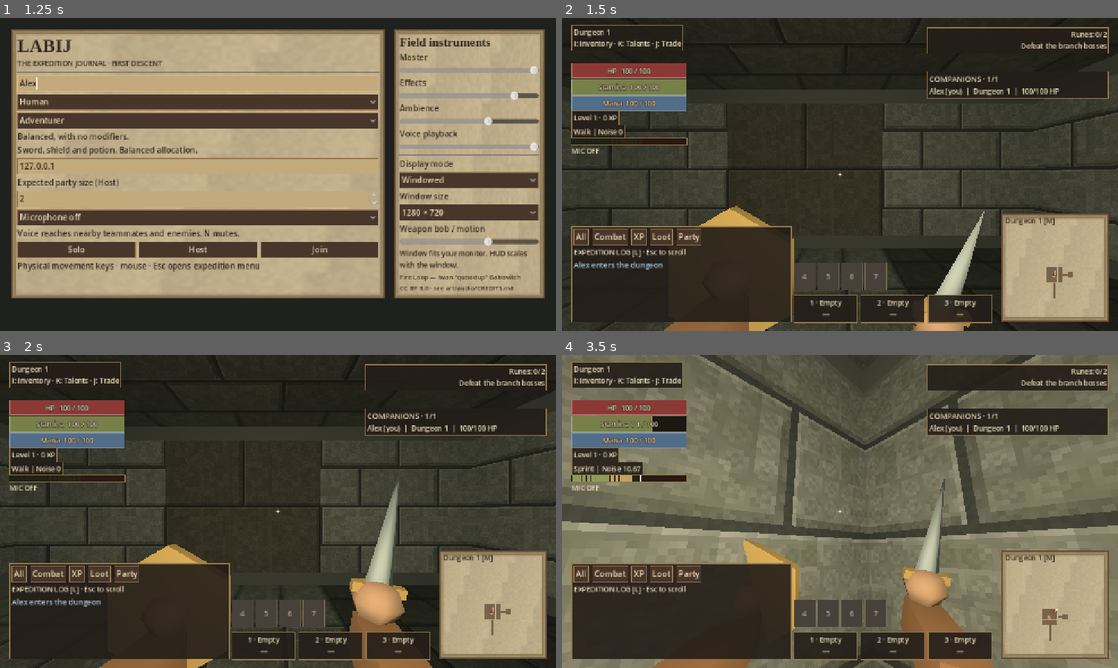
Above: before the commit, frames 1-4 (two rows, left to right).
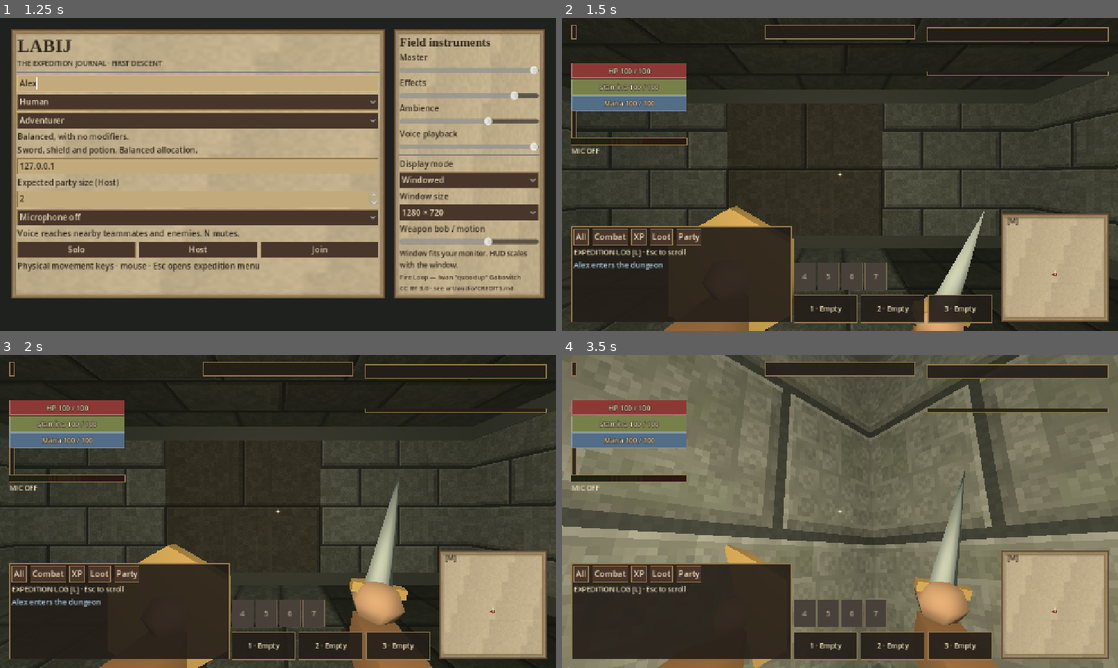
Above: after the commit, the same moments.

Repository: tdonnenfeld/LABIJ
Game: Godot game, scene res://game/main.tscn
Same seed, same stepped clock (60 frames per second), same inputs: the game is played once before the commit and once after it. Sound files missing from this copy of the repository are replaced by a short silence.
Inputs (mouse positions are in pixels of both pictures, inside the frame that each line leads up to):
- Up to frame 1 (1.25 s): click (200, 83) at 0.52 s; type "Alex" at 0.6 s
- Up to frame 2 (1.5 s): click "Solo" at 1.25 s
- Up to frame 3 (2 s): no input
- Up to frame 4 (3.5 s): click "Loot" at 2 s; tap Enter at 2.75 s; move the mouse to (867, 511) at 2.77 s; hold W from 2.78 s (still down); hold Shift from 2.78 s (still down); click (867, 511) at 2.92 s

Frame 1 is identical in both runs. In frame 2, 3.1% of the frame differs, in the area x 1-99%, y 2-96%; in frame 3, 3.1%; in frame 4, 23%, in the area x 0-100%, y 0-100%.
Error after the commit: Invalid access to property or key 'mist_floors' on a base object of type 'Node3D (world.gd)'. (res://game/main.gd:1027)

Commit message:
Identify gear through revision-checked item use in safe areas and blend floor fog events

Diff:
--- a/game/main.gd
+++ b/game/main.gd
@@ -1023,6 +1023,9 @@
 			atmosphere_floor = viewed_floor
 			dungeon_environment.fog_light_color = [Color("#252a25"), Color("#292625"), Color("#213a42"), Color("#393126"), Color("#282c3a"), Color("#422923"), Color("#393323")][viewed_floor]
 			dungeon_environment.fog_density = 0.045 if viewed_floor == 2 else 0.027
+		if dungeon_environment:
+			var density: float = (0.045 if viewed_floor == 2 else 0.027) + (0.035 if world.mist_floors.get(viewed_floor, false) else 0.0)
+			dungeon_environment.fog_density = lerpf(dungeon_environment.fog_density, density, minf(1.0, delta * 2.0))
 		environmental_audio.update_environment(world.floors[viewed_floor], local, delta)
 		var builder = world.floors[viewed_floor].visual_builder
 		if builder:
@@ -1266,6 +1269,10 @@
 			return
 		if index < 0 or index >= actor.inventory.items.size():
 			return
+		if actor.inventory.items[index].ends_with(":unknown"):
+			if world.safe(actor) and actor.inventory.identify_item(index):
+				world.journal.add("Loot", "%s identifies %s" % [actor.display_name, Catalog.get_item(actor.inventory.items[index]).title])
+			return
 		var item = Catalog.get_item(actor.inventory.items[index])
 		if item.kind == "distraction":
 			var peer = actors.find_key(actor)
